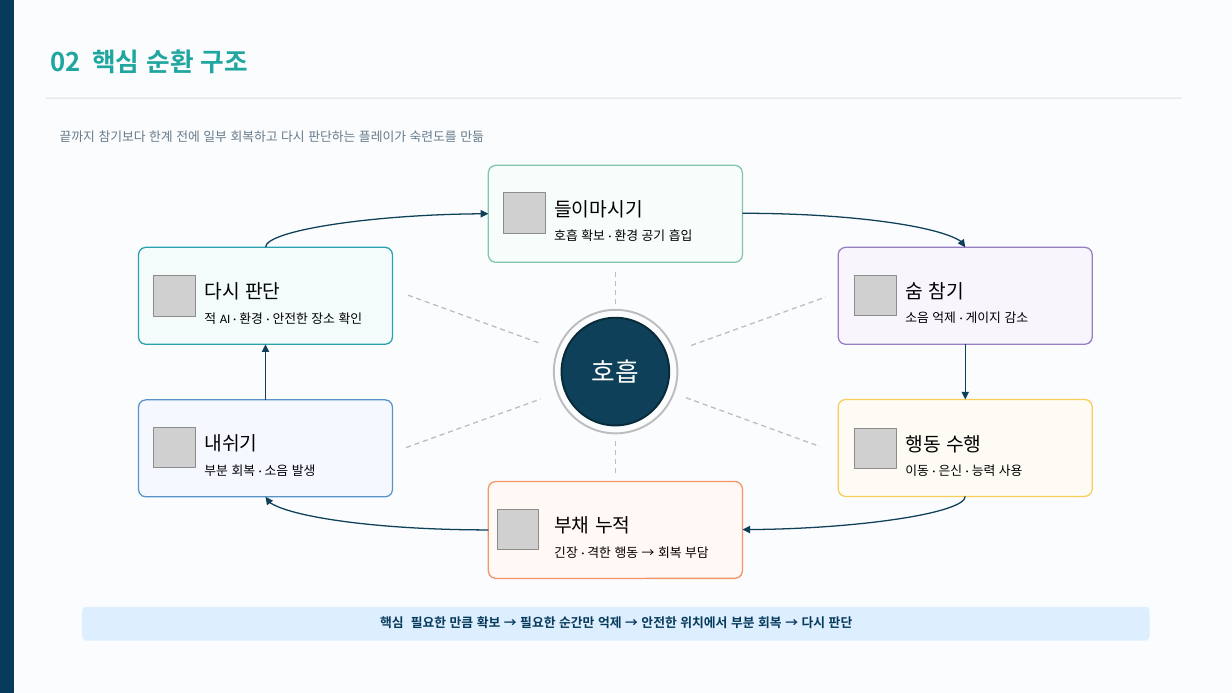
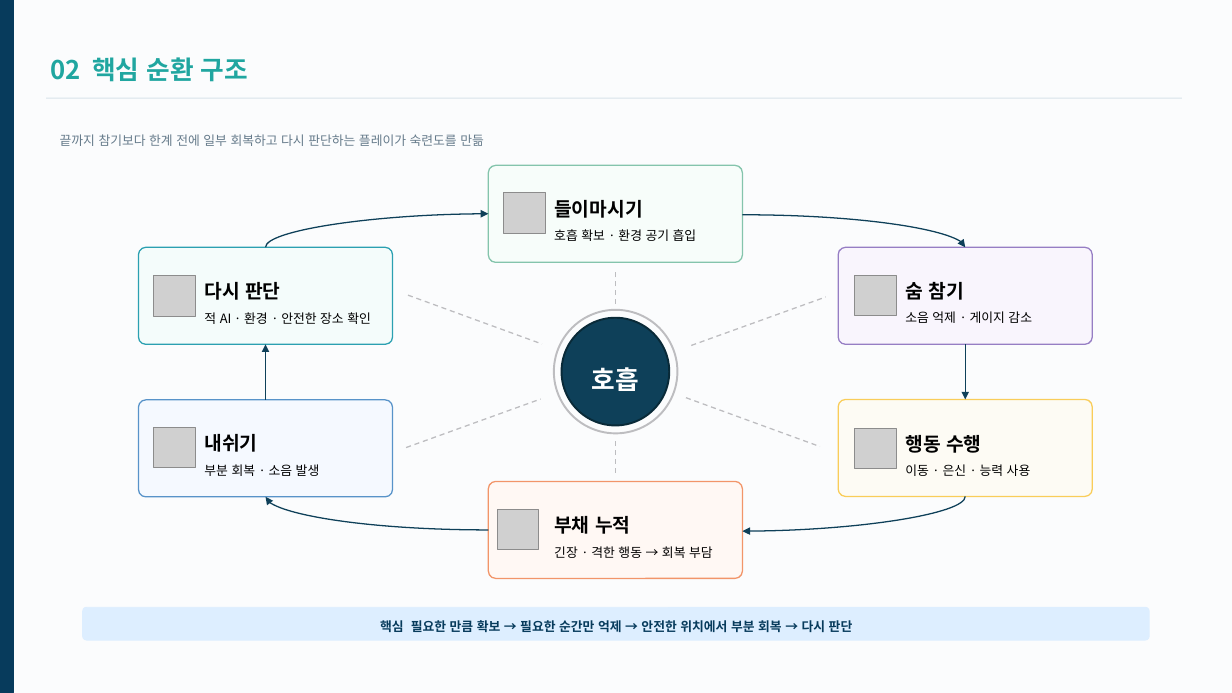
Before and after one commit to ysooj/Gihoek_8, a slide deck: slide 4 of 호흡_시스템_기획문서_최종정리본.pptx. Drawn at 1232x693 pixels with LibreOffice and Linux fonts; fonts in the diff are those of the drawing; grey boxes stand for pictures. Boxes give left, top, right and bottom in pixels: in the first picture for what was removed or moved away, otherwise in the second. Text is boxed around its words. In the diff, an @@ line names an element or a change of style, - is before the commit and + after.

```diff
--- a/호흡_시스템_기획문서_최종정리본.pptx
+++ b/호흡_시스템_기획문서_최종정리본.pptx
@@ line spacing 1 to 1.5 in 3 elements at box(60, 134, 484, 146), box(380, 620, 853, 632), box(50, 57, 248, 82) @@
@@ text "들이마시기" at box(554, 200, 697, 241): font Calibri to Noto Sans CJK KR; bold on in "들이마시기" @@
@@ curved arrow (743, 214) - (966, 248): route changed @@
@@ text "다시 판단" at box(204, 282, 371, 324): font Calibri to Noto Sans CJK KR; bold on in "다시 판단" @@
@@ text "숨 참기" at box(905, 282, 1032, 323): font Calibri to Noto Sans CJK KR; bold on in "숨 참기" @@
@@ ellipse "호흡" at box(562, 318, 670, 426): font Calibri to Noto Sans CJK KR, bold on; line spacing 1 to 1.5 @@
@@ text "내쉬기" at box(204, 434, 320, 476): font Calibri to Noto Sans CJK KR; bold on in "내쉬기" @@
@@ text "행동 수행" at box(905, 435, 1031, 476): font Calibri to Noto Sans CJK KR; bold on in "행동 수행" @@
@@ text "부채 누적" at box(554, 516, 713, 558): font Calibri to Noto Sans CJK KR; bold on in "부채 누적" @@
@@ curved arrow (966, 496) - (743, 531): route changed @@
```
Also in this commit, not shown: 6 other slides changed, 14 other files.
